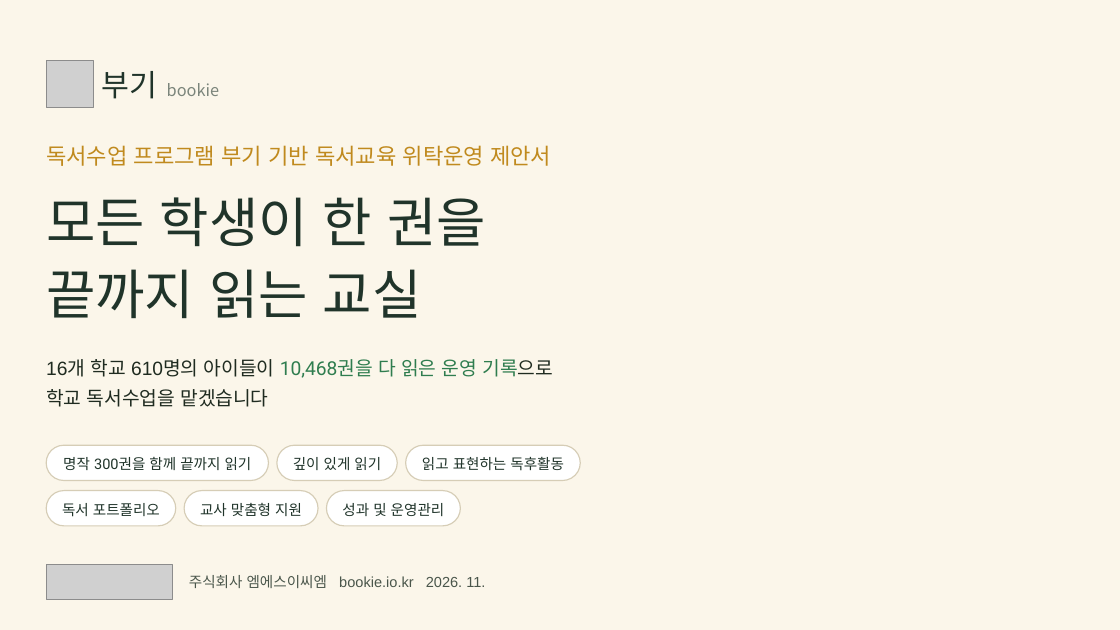
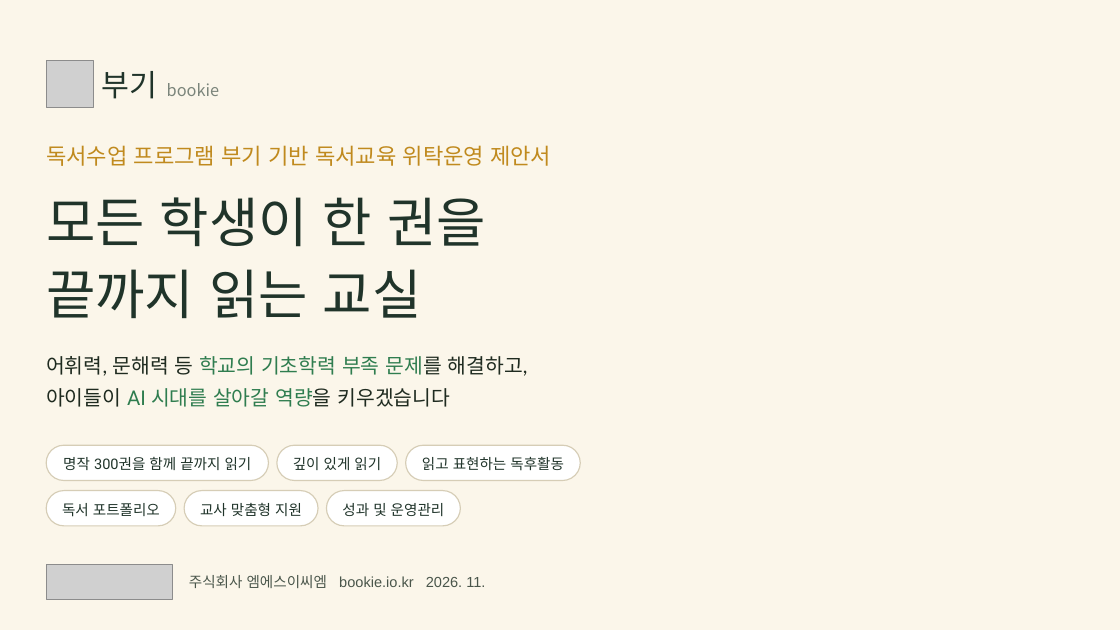
Before and after one commit to legoschool/bookie-test, a slide deck: slide 1 of promo/dl/proposal/bookie-proposal-short-20p.pptx. Drawn at 1120x630 pixels with LibreOffice and Linux fonts; fonts in the diff are those of the drawing; grey boxes stand for pictures; background and template pictures are left out. Boxes give left, top, right and bottom in pixels: in the first picture for what was removed or moved away, otherwise in the second. Text is boxed around its words. In the diff, an @@ line names an element or a change of style, - is before the commit and + after.

```diff
--- a/promo/dl/proposal/bookie-proposal-short-20p.pptx
+++ b/promo/dl/proposal/bookie-proposal-short-20p.pptx
@@ text at [46, 356, 528, 407]: text changed; size 16.5 to 17.5 pt; font Arial to Lato @@
-16개 학교 610명의 아이들이 10,468권을 다 읽은 운영 기록으로
-학교 독서수업을 맡겠습니다
+어휘력, 문해력 등 학교의 기초학력 부족 문제를 해결하고,
+아이들이 AI 시대를 살아갈 역량을 키우겠습니다
```
Also in this commit, not shown: 7 other slides changed, 18 other files.
